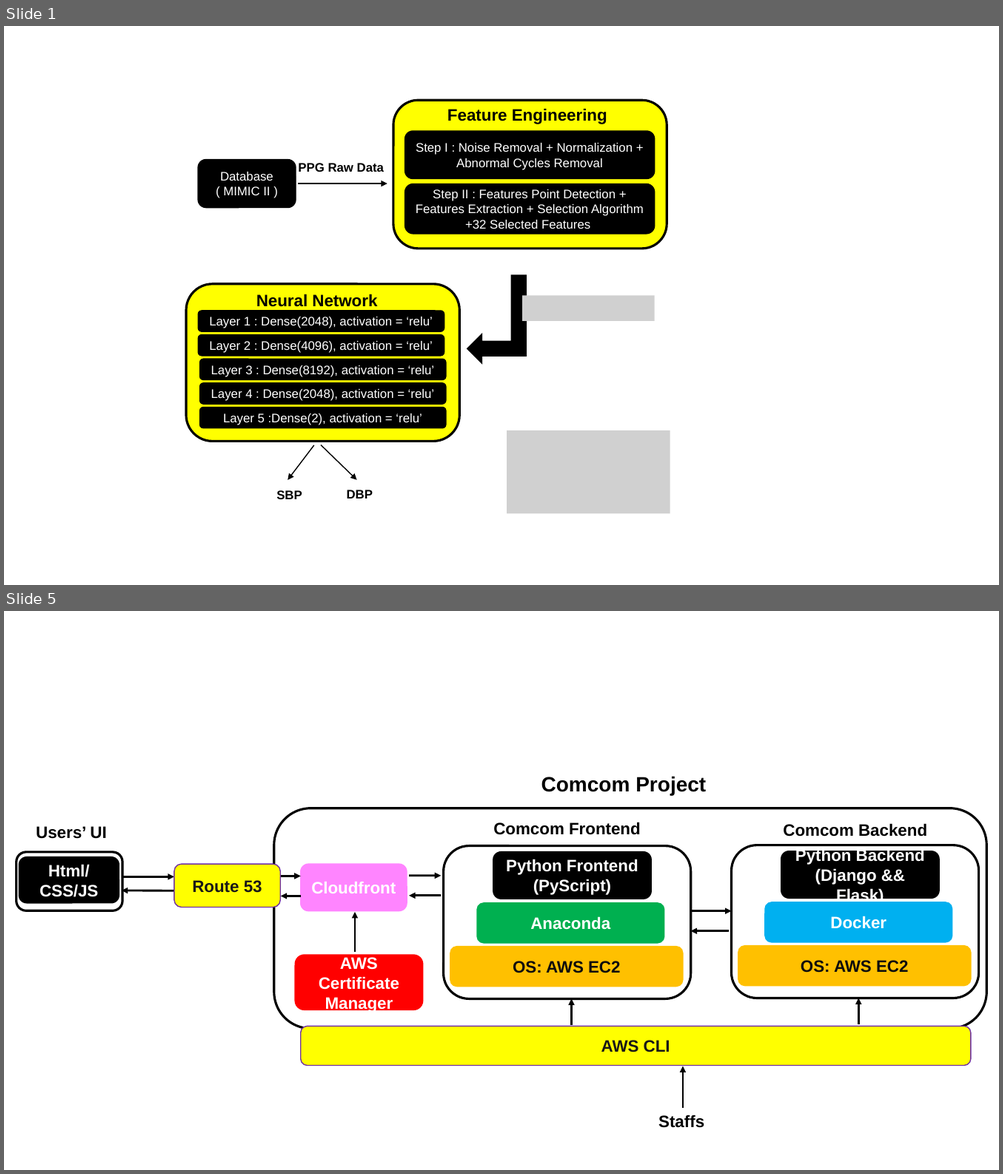
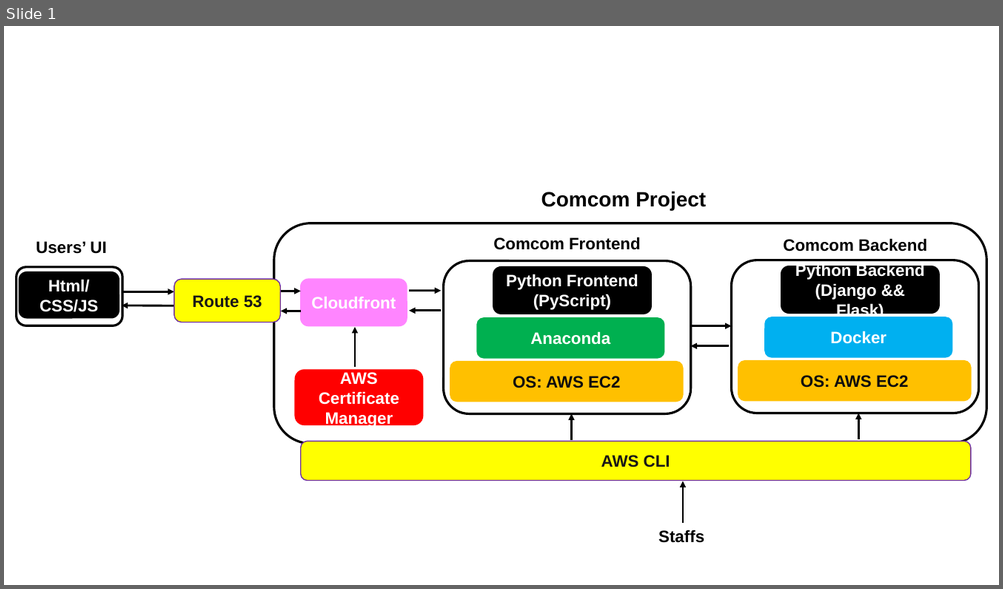
Before and after one commit to Yan-Cheng-Hsu/ComCom-SystemDesignDocuments, a slide deck: docs/plotterr.pptx. Shown one above the other, each under a label of ours: slides 1 and 5 before the commit, slide 1 after it; the slides between them are not shown. The pictures are 1003x1174 and 1003x589 pixels, drawn with LibreOffice and Linux fonts; fonts in the diff are those of the drawing; grey boxes stand for pictures. Boxes give left, top, right and bottom in pixels: in the first picture for what was removed or moved away, otherwise in the second. Text is boxed around its words. In the diff, an @@ line names an element or a change of style, - is before the commit and + after.

```diff
--- a/docs/plotterr.pptx
+++ b/docs/plotterr.pptx
@@ slide 1 removed at (4,26,999,585), background #FFFFFF @@
@@ rounded rectangle removed at (393,100,666,248) @@
@@ text removed at (447,108,607,124) @@
-Feature Engineering
@@ rounded rectangle removed at (404,131,654,179) @@
-Step I : Noise Removal + Normalization + Abnormal Cycles Removal
@@ rounded rectangle removed at (198,159,296,208) @@
-Database
-( MIMIC II )
@@ text removed at (298,163,384,172) @@
-PPG Raw Data
@@ arrow removed from (298, 184) to (387, 184) @@
@@ rounded rectangle removed at (404,184,654,234) @@
-Step II : Features Point Detection + Features Extraction + Selection Algorithm +32 Selected Features
@@ rounded rectangle removed at (186,284,459,442) @@
@@ bent up arrow removed at (467,275,526,363) @@
@@ rounded rectangle removed at (198,311,444,332) @@
-Layer 1 : Dense(2048), activation = ‘relu’
@@ text removed at (256,294,377,307) @@
-Neural Network
@@ picture removed at (523,296,654,321) @@
@@ rounded rectangle removed at (198,335,444,356) @@
-Layer 2 : Dense(4096), activation = ‘relu’
@@ rounded rectangle removed at (199,360,446,380) @@
-Layer 3 : Dense(8192), activation = ‘relu’
@@ rounded rectangle removed at (199,383,446,404) @@
-Layer 4 : Dense(2048), activation = ‘relu’
@@ rounded rectangle removed at (199,407,446,428) @@
-Layer 5 :Dense(2), activation = ‘relu’
@@ arrow removed from (314, 446) to (287, 480) @@
@@ arrow removed from (321, 446) to (357, 480) @@
@@ picture removed at (507,431,670,514) @@
@@ text removed at (276,491,301,500) @@
-SBP
@@ text removed at (347,490,373,499) @@
-DBP
@@ what was slide 5 is now slide 1 @@
```
Also in this commit, not shown: 1 slide added, 4 other slides removed, 6 other files.
